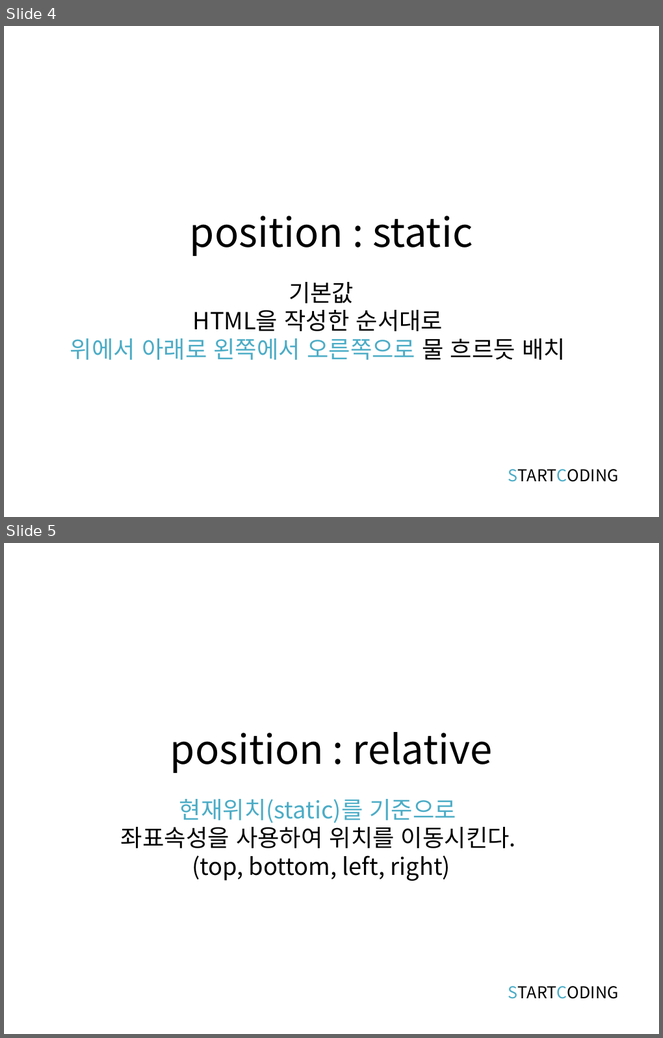
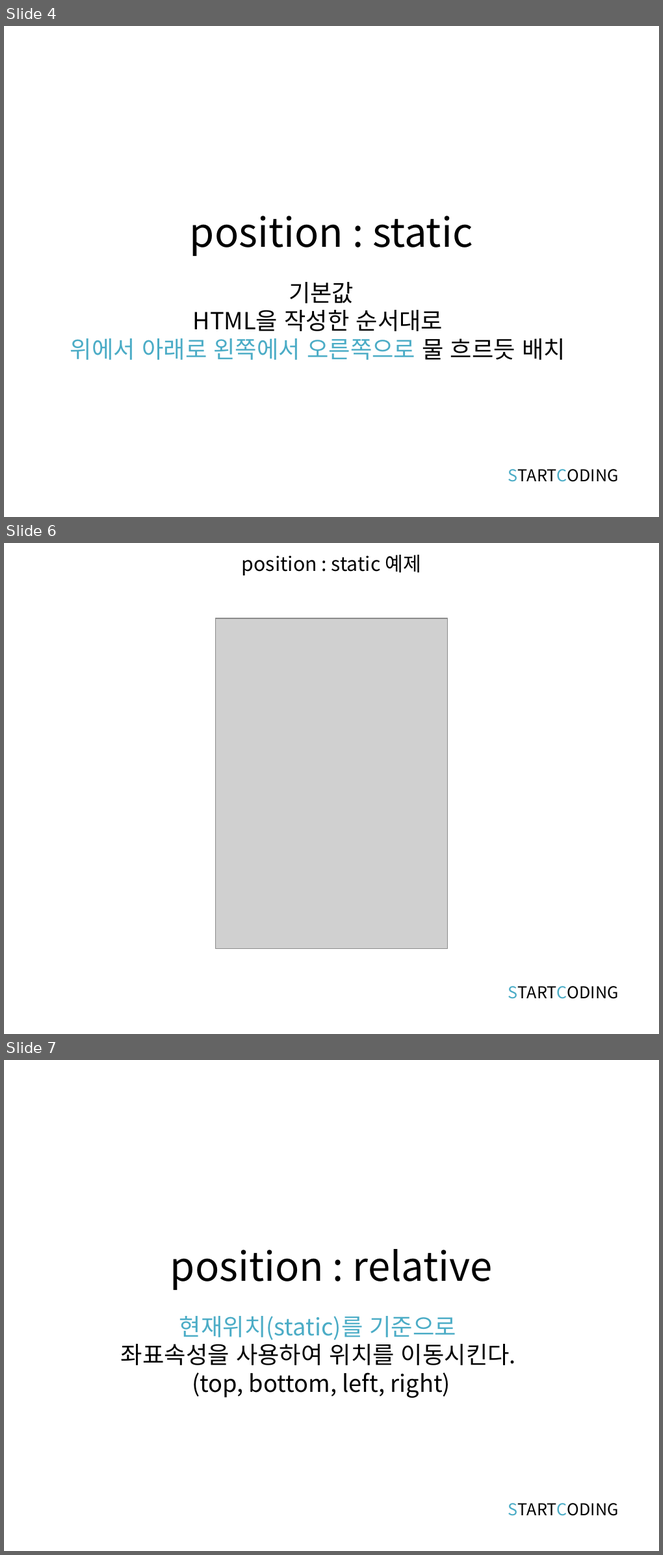
Before and after one commit to kwonkijun/web, a slide deck: 프론트엔드기초(PPT)/CSS3 6강_CSS 포지션.pptx. Shown one above the other, each under a label of ours: slides 4 and 5 before the commit, slides 4, 6 and 7 after it; the slides between them are not shown. The pictures are 663x1038 and 663x1555 pixels, drawn with LibreOffice and Linux fonts; fonts in the diff are those of the drawing; grey boxes stand for pictures. Boxes give left, top, right and bottom in pixels: in the first picture for what was removed or moved away, otherwise in the second. Text is boxed around its words. In the diff, an @@ line names an element or a change of style, - is before the commit and + after.

```diff
--- a/프론트엔드기초(PPT)/CSS3 6강_CSS 포지션.pptx
+++ b/프론트엔드기초(PPT)/CSS3 6강_CSS 포지션.pptx
@@ slide 6 added at (x1=4, y1=543, x2=659, y2=1034), background #FFFFFF @@
@@ title added at (x1=242, y1=555, x2=422, y2=575), 21.6 pt, text #000000 @@
+position : static 예제
@@ picture added at (x1=216, y1=618, x2=447, y2=949) @@
@@ text added at (x1=508, y1=986, x2=619, y2=999), 18 pt, text #000000 @@
+STARTCODING
@@ what was slide 5 is now slide 7 @@
```
Also in this commit, not shown: 2 slides changed, 5 other slides added, 1 other file.
